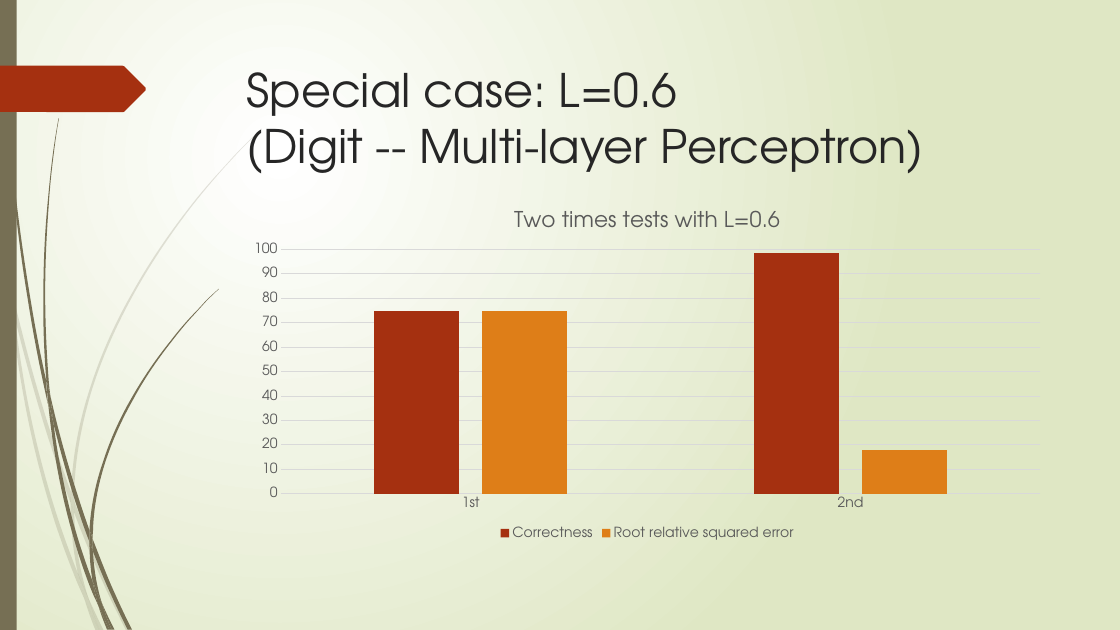
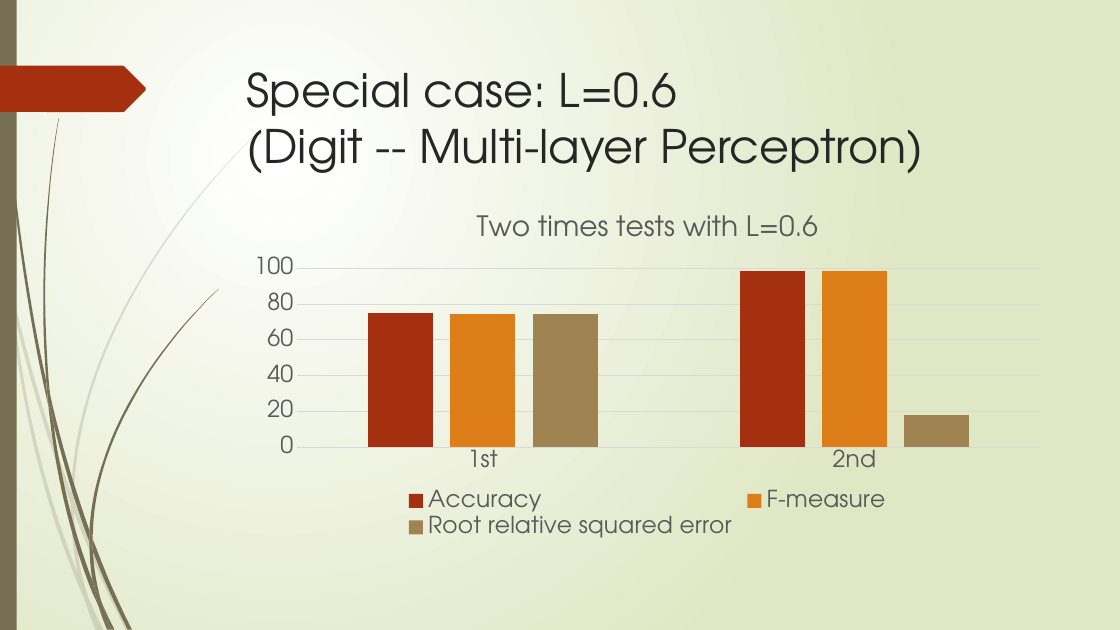
Before and after one commit to XiaokuanOSU/AI2report, a slide deck: slide 26 of PPTGroup10.pptx. Drawn at 1120x630 pixels with LibreOffice and Linux fonts; fonts in the diff are those of the drawing. Boxes give left, top, right and bottom in pixels: in the first picture for what was removed or moved away, otherwise in the second. Text is boxed around its words. In the diff, an @@ line names an element or a change of style, - is before the commit and + after.

```diff
--- a/PPTGroup10.pptx
+++ b/PPTGroup10.pptx
@@ column chart at (238,196,1057,543) @@
-Correctness: 75, 98
+Accuracy: 75, 98
-Root relative squared error: 75, 18
+F-measure: 75, 98
+Root relative squared error: 75, 18
@@ legend changed @@
@@ category axis changed @@
@@ value axis changed @@
@@ lettering changed @@
```
Also in this commit, not shown: 2 other slides changed, 4 other files.
